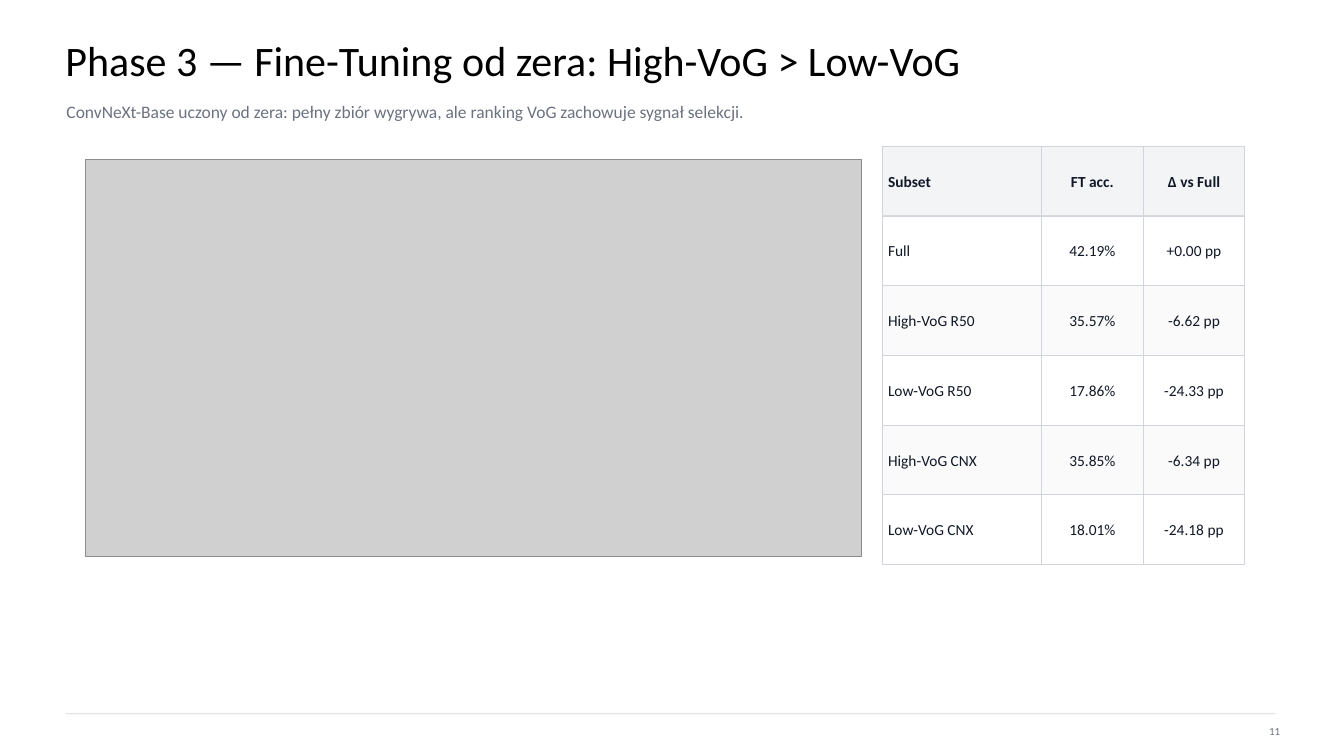
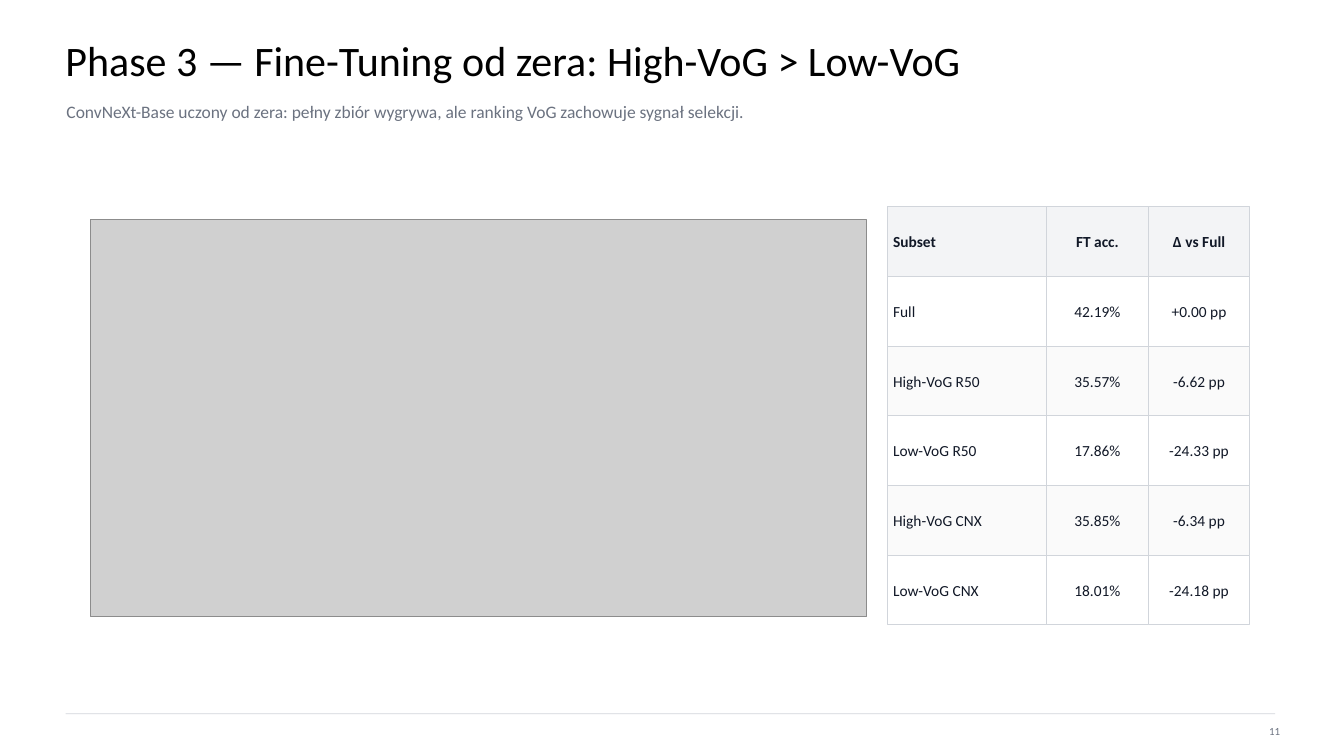
Before and after one commit to Fichey/Impact-of-Data-Ranking-on-Training-Dynamics, a slide deck: slide 10 of VoG_Impact_Data_Ranking_presentation.pptx. Drawn at 1344x756 pixels with LibreOffice and Linux fonts; fonts in the diff are those of the drawing; grey boxes stand for pictures. Boxes give left, top, right and bottom in pixels: in the first picture for what was removed or moved away, otherwise in the second. Text is boxed around its words. In the diff, an @@ line names an element or a change of style, - is before the commit and + after.

```diff
--- a/VoG_Impact_Data_Ranking_presentation.pptx
+++ b/VoG_Impact_Data_Ranking_presentation.pptx
@@ 18 texts, 18 rectangles, 1 picture: place and size @@
-18 texts, 18 rectangles, 1 picture at (86, 146, 1245, 565)
+18 texts, 18 rectangles, 1 picture at (91, 207, 1250, 625)
```
Also in this commit, not shown: 5 other slides changed, 3 slides added, 5 slides removed.
